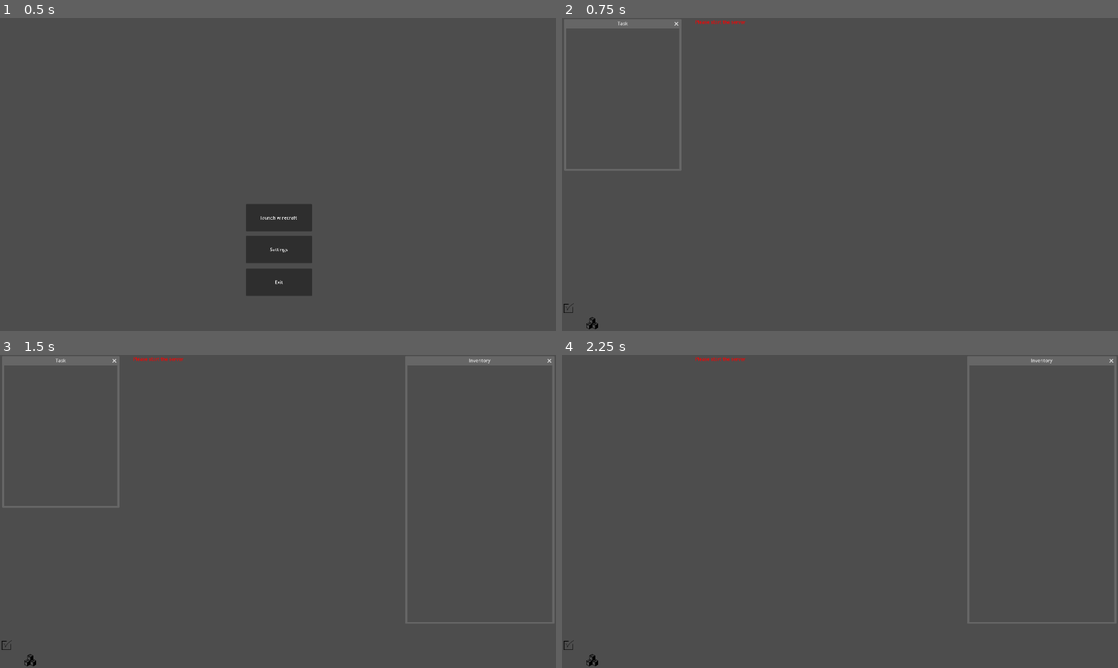
Above: before the commit, frames 1-4 (two rows, left to right).
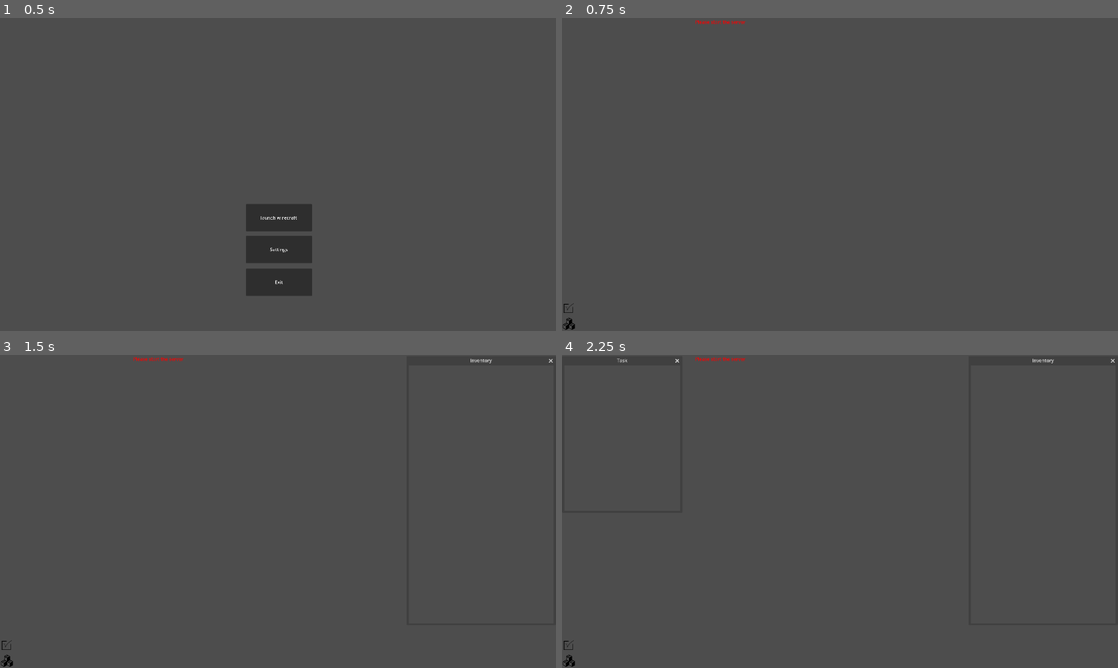
Above: after the commit, the same moments.

Repository: wirecraft-team/wirecraft
Game: Godot game, scene res://scenes/Menu.tscn
Two runs of this game, one before a commit and one after it. Both use one fixed random seed, a clock stepped at 60 frames per second and the inputs below.
Inputs (mouse positions are in pixels of both pictures, inside the frame that each line leads up to; where the layout moved, square brackets give the same spot in the first picture):
- Up to frame 1 (0.5 s): no input
- Up to frame 2 (0.75 s): click "launch wirecraft" at 0.5 s
- Up to frame 3 (1.5 s): click (5, 661) [27, 661] at 1.25 s
- Up to frame 4 (2.25 s): click (567, 646) at 2 s

Frame 1 is identical in both runs. In frame 2, 1.1% of the frame differs, in the area x 0-22%, y 0-100%; in frame 3, 2.5%, in the area x 0-100%, y 0-100%; in frame 4, 1.5%.

Commit message:
fix: Positions edit but still bug with window position

Diff:
--- a/godot/scenes/Game.tscn
+++ b/godot/scenes/Game.tscn
@@ -30,10 +30,9 @@
 script = ExtResource("6_kac4m")
 
 [node name="InventoryButton" type="Button" parent="CanvasLayer"]
-offset_left = 80.0
-offset_top = 1028.0
-offset_right = 130.0
-offset_bottom = 1078.0
+offset_top = 1030.0
+offset_right = 50.0
+offset_bottom = 1080.0
 focus_mode = 0
 icon = ExtResource("6_tacyi")
 flat = true
@@ -41,10 +40,9 @@
 
 [node name="InventoryWindow" type="Window" parent="CanvasLayer"]
 title = "Inventory"
-position = Vector2i(1407, 36)
-size = Vector2i(500, 885)
+position = Vector2i(1412, 36)
+size = Vector2i(500, 890)
 unresizable = true
-unfocusable = true
 
 [node name="TaskButton" type="Button" parent="CanvasLayer"]
 offset_left = -12.0
@@ -58,10 +56,9 @@
 
 [node name="TaskWindow" type="Window" parent="CanvasLayer"]
 title = "Task"
-position = Vector2i(15, 36)
-size = Vector2i(390, 485)
+position = Vector2i(8, 36)
+size = Vector2i(400, 502)
 unresizable = true
-unfocusable = true
 
 [node name="ServerText" type="RichTextLabel" parent="CanvasLayer"]
 offset_left = 460.0
--- a/godot/scripts/ui.gd
+++ b/godot/scripts/ui.gd
@@ -7,7 +7,7 @@
 	inventory_window = get_node("./InventoryWindow")
 	inventory_window.visible = false
 	task_window = get_node("./TaskWindow")
-	task_window.visible = true
+	task_window.visible = false
 
 # Called every frame. 'delta' is the elapsed time since the previous frame.
 func _process(delta: float) -> void:
